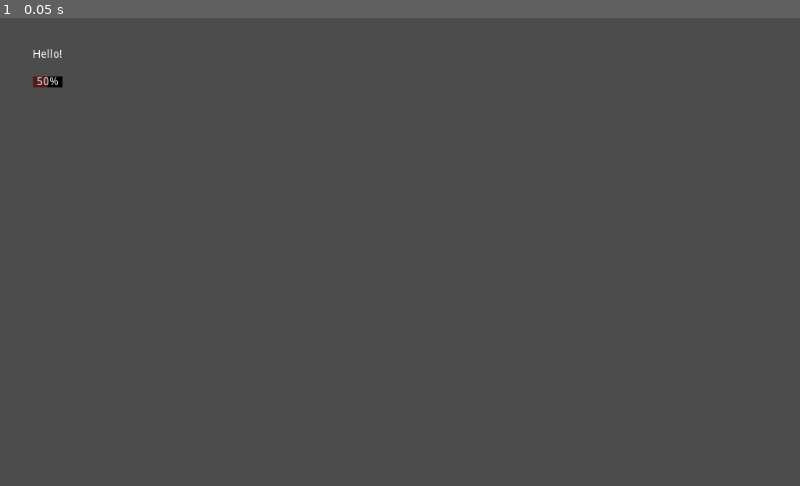
Above: before the commit, frame 1.
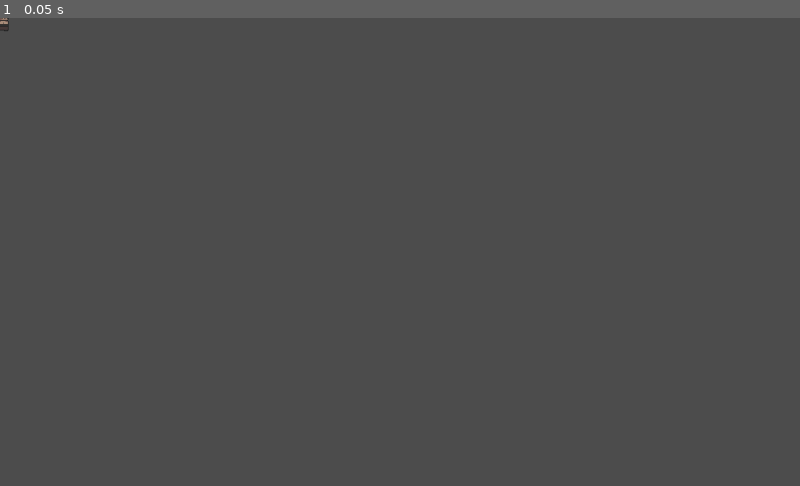
Above: after the commit, the same moment.

Repository: josephmbustamante/ludum-dare-45
Game: Godot game, scene res://Scenes/Main.tscn
Two runs of this game, one before a commit and one after it. Both use one fixed random seed, a clock stepped at 60 frames per second and the inputs below. The project has no main scene, so this scene is started directly.
Inputs:
- Up to frame 1 (0.05 s): no input

The runs differ from the first frame. In frame 1, 0.1% of the frame differs, in the area x 0-8%, y 0-15%.

Commit message:
Add project assets and input mappings

Diff:
--- a/Scenes/Main.tscn
+++ b/Scenes/Main.tscn
@@ -1,45 +1,82 @@
-[gd_scene load_steps=3 format=2]
+[gd_scene load_steps=22 format=2]
 
-[sub_resource type="StyleBoxFlat" id=1]
-bg_color = Color( 0.333333, 0.101961, 0.101961, 1 )
+[ext_resource path="res://Assets/Sprites/knight_m_idle_anim_f0.png" type="Texture" id=1]
+[ext_resource path="res://Assets/Sprites/knight_m_idle_anim_f1.png" type="Texture" id=2]
+[ext_resource path="res://Assets/Sprites/knight_m_idle_anim_f2.png" type="Texture" id=3]
+[ext_resource path="res://Assets/Sprites/knight_m_idle_anim_f3.png" type="Texture" id=4]
+[ext_resource path="res://Assets/Sprites/knight_m_hit_anim_f0.png" type="Texture" id=5]
+[ext_resource path="res://Assets/Sprites/knight_m_run_anim_f0.png" type="Texture" id=6]
+[ext_resource path="res://Assets/Sprites/knight_m_run_anim_f1.png" type="Texture" id=7]
+[ext_resource path="res://Assets/Sprites/knight_m_run_anim_f2.png" type="Texture" id=8]
+[ext_resource path="res://Assets/Sprites/knight_m_run_anim_f3.png" type="Texture" id=9]
+[ext_resource path="res://Assets/Sprites/big_zombie_idle_anim_f0.png" type="Texture" id=10]
+[ext_resource path="res://Assets/Sprites/big_zombie_idle_anim_f1.png" type="Texture" id=11]
+[ext_resource path="res://Assets/Sprites/big_zombie_idle_anim_f2.png" type="Texture" id=12]
+[ext_resource path="res://Assets/Sprites/big_zombie_idle_anim_f3.png" type="Texture" id=13]
+[ext_resource path="res://Assets/Sprites/big_zombie_run_anim_f0.png" type="Texture" id=14]
+[ext_resource path="res://Assets/Sprites/big_zombie_run_anim_f1.png" type="Texture" id=15]
+[ext_resource path="res://Assets/Sprites/big_zombie_run_anim_f2.png" type="Texture" id=16]
+[ext_resource path="res://Assets/Sprites/big_zombie_run_anim_f3.png" type="Texture" id=17]
 
-[sub_resource type="StyleBoxFlat" id=2]
-bg_color = Color( 0, 0, 0, 1 )
+[sub_resource type="SpriteFrames" id=1]
+animations = [ {
+"frames": [ ExtResource( 1 ), ExtResource( 2 ), ExtResource( 3 ), ExtResource( 4 ) ],
+"loop": true,
+"name": "idle",
+"speed": 12.0
+}, {
+"frames": [ ExtResource( 5 ) ],
+"loop": true,
+"name": "hit",
+"speed": 12.0
+}, {
+"frames": [ ExtResource( 6 ), ExtResource( 7 ), ExtResource( 8 ), ExtResource( 9 ) ],
+"loop": true,
+"name": "run",
+"speed": 12.0
+} ]
+
+[sub_resource type="RectangleShape2D" id=2]
+extents = Vector2( 5, 10 )
+
+[sub_resource type="SpriteFrames" id=3]
+animations = [ {
+"frames": [ ExtResource( 10 ), ExtResource( 11 ), ExtResource( 12 ), ExtResource( 13 ) ],
+"loop": true,
+"name": "idle",
+"speed": 12.0
+}, {
+"frames": [ ExtResource( 14 ), ExtResource( 15 ), ExtResource( 16 ), ExtResource( 17 ) ],
+"loop": true,
+"name": "run",
+"speed": 12.0
+} ]
+
+[sub_resource type="RectangleShape2D" id=4]
+extents = Vector2( 10, 15 )
 
 [node name="Main" type="Node2D"]
-
-[node name="UI" type="Control" parent="."]
-margin_right = 40.0
-margin_bottom = 40.0
-
-[node name="MarginContainer" type="MarginContainer" parent="UI"]
-margin_left = 40.0
-margin_top = 40.0
-margin_right = 40.0
-margin_bottom = 40.0
-
-[node name="HBoxContainer" type="HBoxContainer" parent="UI/MarginContainer"]
-margin_right = 38.0
-margin_bottom = 49.0
-
-[node name="VBoxContainer" type="VBoxContainer" parent="UI/MarginContainer/HBoxContainer"]
-margin_right = 38.0
-margin_bottom = 49.0
-
-[node name="Label2" type="Label" parent="UI/MarginContainer/HBoxContainer/VBoxContainer"]
-margin_right = 38.0
-margin_bottom = 31.0
-text = "Hello!
-"
-
-[node name="ProgressBar2" type="ProgressBar" parent="UI/MarginContainer/HBoxContainer/VBoxContainer"]
-margin_top = 35.0
-margin_right = 38.0
-margin_bottom = 49.0
-custom_styles/fg = SubResource( 1 )
-custom_styles/bg = SubResource( 2 )
-value = 50.0
 
 [node name="Camera2D" type="Camera2D" parent="."]
 position = Vector2( 510, 300 )
 current = true
+
+[node name="Player" type="KinematicBody2D" parent="."]
+
+[node name="AnimatedSprite" type="AnimatedSprite" parent="Player"]
+frames = SubResource( 1 )
+animation = "idle"
+
+[node name="CollisionShape2D" type="CollisionShape2D" parent="Player"]
+position = Vector2( 0, 5 )
+shape = SubResource( 2 )
+
+[node name="Enemy" type="KinematicBody2D" parent="."]
+
+[node name="AnimatedSprite" type="AnimatedSprite" parent="Enemy"]
+frames = SubResource( 3 )
+animation = "idle"
+
+[node name="CollisionShape2D" type="CollisionShape2D" parent="Enemy"]
+position = Vector2( 0, 5 )
+shape = SubResource( 4 )
--- a/project.godot
+++ b/project.godot
@@ -18,6 +18,38 @@
 config/name="ludum-dare-45"
 config/icon="res://icon.png"
 
+[input]
+
+up={
+"deadzone": 0.5,
+"events": [ Object(InputEventKey,"resource_local_to_scene":false,"resource_name":"","device":0,"alt":false,"shift":false,"control":false,"meta":false,"command":false,"pressed":false,"scancode":87,"unicode":0,"echo":false,"script":null)
+, Object(InputEventKey,"resource_local_to_scene":false,"resource_name":"","device":0,"alt":false,"shift":false,"control":false,"meta":false,"command":false,"pressed":false,"scancode":16777232,"unicode":0,"echo":false,"script":null)
+ ]
+}
+down={
+"deadzone": 0.5,
+"events": [ Object(InputEventKey,"resource_local_to_scene":false,"resource_name":"","device":0,"alt":false,"shift":false,"control":false,"meta":false,"command":false,"pressed":false,"scancode":16777234,"unicode":0,"echo":false,"script":null)
+, Object(InputEventKey,"resource_local_to_scene":false,"resource_name":"","device":0,"alt":false,"shift":false,"control":false,"meta":false,"command":false,"pressed":false,"scancode":83,"unicode":0,"echo":false,"script":null)
+ ]
+}
+left={
+"deadzone": 0.5,
+"events": [ Object(InputEventKey,"resource_local_to_scene":false,"resource_name":"","device":0,"alt":false,"shift":false,"control":false,"meta":false,"command":false,"pressed":false,"scancode":16777231,"unicode":0,"echo":false,"script":null)
+, Object(InputEventKey,"resource_local_to_scene":false,"resource_name":"","device":0,"alt":false,"shift":false,"control":false,"meta":false,"command":false,"pressed":false,"scancode":65,"unicode":0,"echo":false,"script":null)
+ ]
+}
+right={
+"deadzone": 0.5,
+"events": [ Object(InputEventKey,"resource_local_to_scene":false,"resource_name":"","device":0,"alt":false,"shift":false,"control":false,"meta":false,"command":false,"pressed":false,"scancode":16777233,"unicode":0,"echo":false,"script":null)
+, Object(InputEventKey,"resource_local_to_scene":false,"resource_name":"","device":0,"alt":false,"shift":false,"control":false,"meta":false,"command":false,"pressed":false,"scancode":68,"unicode":0,"echo":false,"script":null)
+ ]
+}
+click={
+"deadzone": 0.5,
+"events": [ Object(InputEventMouseButton,"resource_local_to_scene":false,"resource_name":"","device":0,"alt":false,"shift":false,"control":false,"meta":false,"command":false,"button_mask":0,"position":Vector2( 0, 0 ),"global_position":Vector2( 0, 0 ),"factor":1.0,"button_index":1,"pressed":false,"doubleclick":false,"script":null)
+ ]
+}
+
 [rendering]
 
 environment/default_environment="res://Resources/default_env.tres"
Binary file added: Assets/Sprites/big_demon_idle_anim_f0.png
Not shown, added: Assets/Sprites/big_demon_idle_anim_f0.png.import
Binary file added: Assets/Sprites/big_demon_idle_anim_f1.png
Not shown, added: Assets/Sprites/big_demon_idle_anim_f1.png.import
Binary file added: Assets/Sprites/big_demon_idle_anim_f2.png
Not shown, added: Assets/Sprites/big_demon_idle_anim_f2.png.import
Binary file added: Assets/Sprites/big_demon_idle_anim_f3.png
Not shown, added: Assets/Sprites/big_demon_idle_anim_f3.png.import
Binary file added: Assets/Sprites/big_demon_run_anim_f0.png
Not shown, added: Assets/Sprites/big_demon_run_anim_f0.png.import
Binary file added: Assets/Sprites/big_demon_run_anim_f1.png
Not shown, added: Assets/Sprites/big_demon_run_anim_f1.png.import
(and 646 more such lines)
